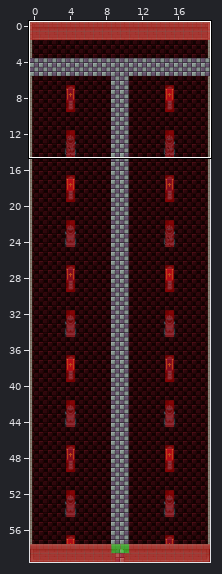
Level history. Tiled map: Project2/Project2/Output/Assets/Maps/Map/MapaZona3.tmx. Above: a wide view before the commit, with the close-up outlined.
Close-up. The starting point:
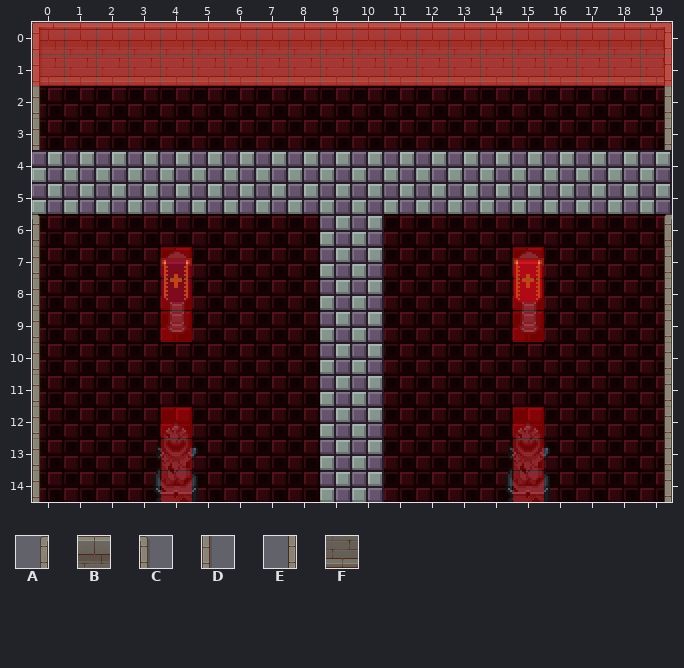
Cells are 32x32 px. Shown: x 0..19, y 0..14.
Key: from "TX Tileset Wall": A 20, B 23, C 24, D 33, E 35, F 39.
_ is an empty cell.
Layers that did not change in this view are not listed.
Layer "Pared" before, first column x 0:
 0 BBBBBBBBBBBBBBBBBBBB
 1 FFFFFFFFFFFFFFFFFFFF
 2 D__________________E
 3 D__________________E
 4 ____________________
 5 ____________________
 6 C__________________A
 7 D__________________E
 8 D__________________E
 9 D__________________E
10 D__________________E
11 D__________________E
12 D__________________E
13 D__________________E
14 D__________________E
The result:
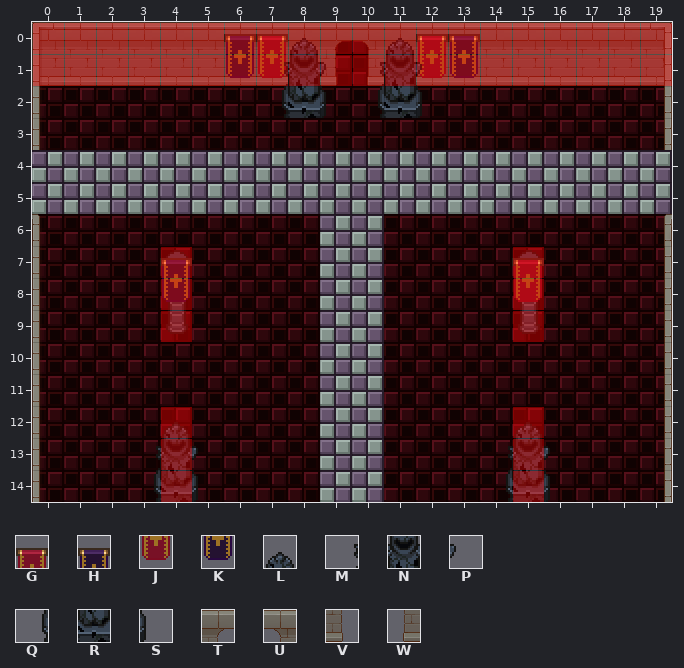
Further tiles: from "B32x32": G 34, H 35, J 50, K 51, L 180, M 195, N 196, P 197, Q 211, R 212, S 213; from "TX Struct": T 77, U 78, V 93, W 94.
Tiles of an added or newly shown layer are drawn over the layers below it.
The exact change:
Layer "Pared":
Tile B becomes tile T in row 0 at x 9.
Tile B becomes tile U in row 0 at x 10.
Tile F becomes tile V in row 1 at x 9.
Tile F becomes tile W in row 1 at x 10.
Layer "Props4" (added):
The author put tile G in row 0 at x 7 and 12.
The author put tile H in row 0 at x 6 and 13.
The author put tile J in row 1 at x 7 and 12.
The author put tile K in row 1 at x 6 and 13.
Layer "Props3" (added):
The author put tile L in row 0 at x 8 and 11.
The author put tile M in row 1 at x 7 and 10.
The author put tile N in row 1 at x 8 and 11.
The author put tile P in row 1 at x 9 and 12.
The author put tile Q in row 2 at x 7 and 10.
The author put tile R in row 2 at x 8 and 11.
The author put tile S in row 2 at x 9 and 12.
Pixel boxes of the changes (left, top, right, bottom) in both close-ups:
changed: (224, 34, 480, 118)
